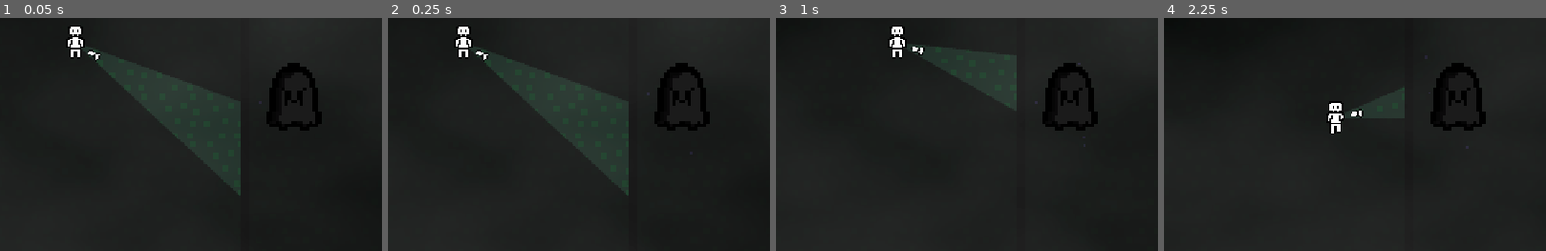
Above: before the commit, frames 1-4 (left to right).
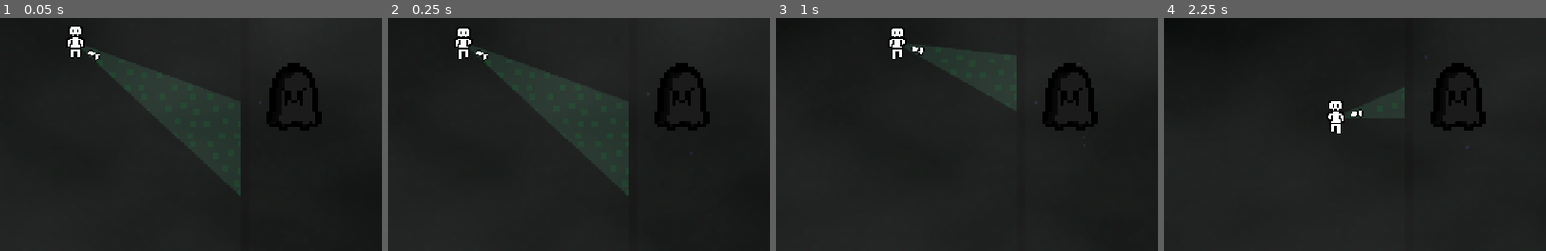
Above: after the commit, the same moments.

Repository: RSCode0/baudo-jam
Game: Godot game, scene res://scenes/game.tscn
Same seed, same stepped clock (60 frames per second), same inputs: the game is played once before the commit and once after it.
Inputs (mouse positions are % of the whole screen's width and height, from its top left):
- Up to frame 1 (0.05 s): no input
- Up to frame 2 (0.25 s): no input
- Up to frame 3 (1 s): tap Enter at 0.5 s; move the mouse to (72, 45) at 0.52 s; hold D (right) from 0.53 s (still down); hold E (Interact, bound only after the commit) from 0.53 s (still down)
- Up to frame 4 (2.25 s): move the mouse to (30, 55) at 1.27 s; release D (right) at 1.28 s; release E (Interact, bound only after the commit) at 1.28 s; hold S (down) 1.28-2.03 s; tap E (Interact, bound only after the commit) at 1.35 s; move the mouse to (60, 28) at 2.02 s; hold D (right) from 2.03 s (still down); hold E (Interact, bound only after the commit) from 2.03 s (still down)
The pictures show only the part of the screen within x 11-61%, y 16-66%; the shares and areas given below are measured in that part.

Frame 1 is identical in both runs. In frame 2, 0.1% of the frame differs, in the area x 18-23%, y 3-19%; in frame 3, 0.1%; in frame 4, 0.2%, in the area x 42-48%, y 35-50%.
Error before the commit: Invalid access to property or key 'health_bar' on a base object of type 'CharacterBody2D (player.gd)'. (res://scripts/global_scripts/NPC_Manager.gd:56)

Commit message:
Pushing changes

Diff:
--- a/project.godot
+++ b/project.godot
@@ -53,6 +53,11 @@
 "events": [Object(InputEventKey,"resource_local_to_scene":false,"resource_name":"","device":16,"window_id":0,"alt_press …(190 unchanged characters)…
 ]
 }
+Interact={
+"deadzone": 0.2,
+"events": [Object(InputEventKey,"resource_local_to_scene":false,"resource_name":"","device":16,"window_id":0,"alt_pressed":false,"shift_pressed":false,"ctrl_pressed":false,"meta_pressed":false,"pressed":false,"keycode":0,"physical_keycode":0,"key_label":69,"unicode":0,"location":0,"echo":false,"script":null)
+]
+}
 
 [layer_names]
 
--- a/scripts/entities-scripts/npc_base.gd
+++ b/scripts/entities-scripts/npc_base.gd
@@ -7,8 +7,8 @@
 func _ready() -> void:
 	$Label.text = npc_name
 
-func _on_body_entered(body: Node2D) -> void:
+func _on_body_entered(_body: Node2D) -> void:
 	NpcManager.register_body(self)
 
-func _on_body_exited(body: Node2D) -> void:
+func _on_body_exited(_body: Node2D) -> void:
 	NpcManager.unregister_body(self)
--- a/scripts/entities-scripts/player.gd
+++ b/scripts/entities-scripts/player.gd
@@ -2,7 +2,7 @@
 
 var direction: Vector2
 var speed: int = 2000
-var current_animation: String = "front_idle"
+var current_animation: String = ""
 
 func _physics_process(delta: float) -> void:
 	velocity = direction * speed * delta
@@ -10,7 +10,7 @@
 	update_torche_rotation()
 	move_and_slide()
 
-func _input(event: InputEvent) -> void:
+func _input(_event: InputEvent) -> void:
 	direction = Input.get_vector("left", "right", "up", "down")
 
 func animation():
--- a/scripts/global_scripts/Ennemi_Manager.gd
+++ b/scripts/global_scripts/Ennemi_Manager.gd
@@ -6,7 +6,7 @@
 func register_ennemi(ennemi):
 	current_ennemis.append(ennemi)
 
-func _process(delta: float) -> void:
+func _process(_delta: float) -> void:
 	pass
 
 func update_ennemis_position(delta):
--- a/scripts/global_scripts/NPC_Manager.gd
+++ b/scripts/global_scripts/NPC_Manager.gd
@@ -8,6 +8,7 @@
 @onready var player = get_tree().get_first_node_in_group("Player")
 
 var dialogue_index = 0
+var current_dialogue
 var current_text = ""
 var current_speaker: String
 
@@ -51,12 +52,8 @@
 			active_npc.interact_text.show()
 			active_npc.panel.show()
 			active_npc.label.hide()
-			player.dialogue_panel.hide()
-	else:
-		player.health_bar.show()
-		player.dialogue_panel.hide()
 
-func dialogue(delta):
+func dialogue(_delta):
 	var current_time = Time.get_ticks_msec()
 	if typewritter_index <= len(current_text):
 		if current_time - typewritter_timer > typewritter_speed:
@@ -80,9 +77,9 @@
 		current_speaker = ""
 		return
 
-	var dialogue = active_dialogues[dialogue_index]
-	current_text = handle_action_tag(dialogue["text"])
-	current_speaker = dialogue["speaker"]
+	current_dialogue = active_dialogues[dialogue_index]
+	current_text = handle_action_tag(current_dialogue["text"])
+	current_speaker = current_dialogue["speaker"]
 	dialogue_index += 1
 	typewritter_index = 0
 
